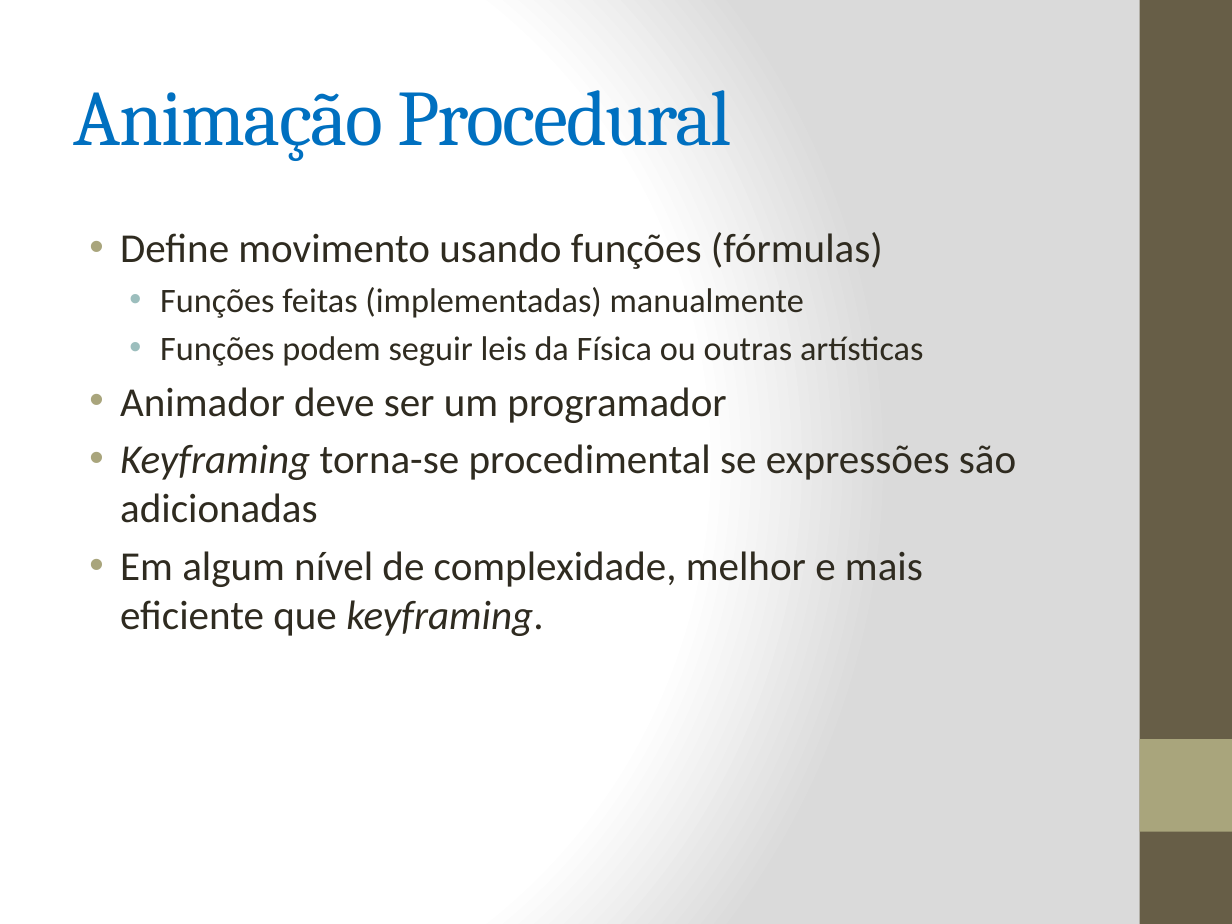
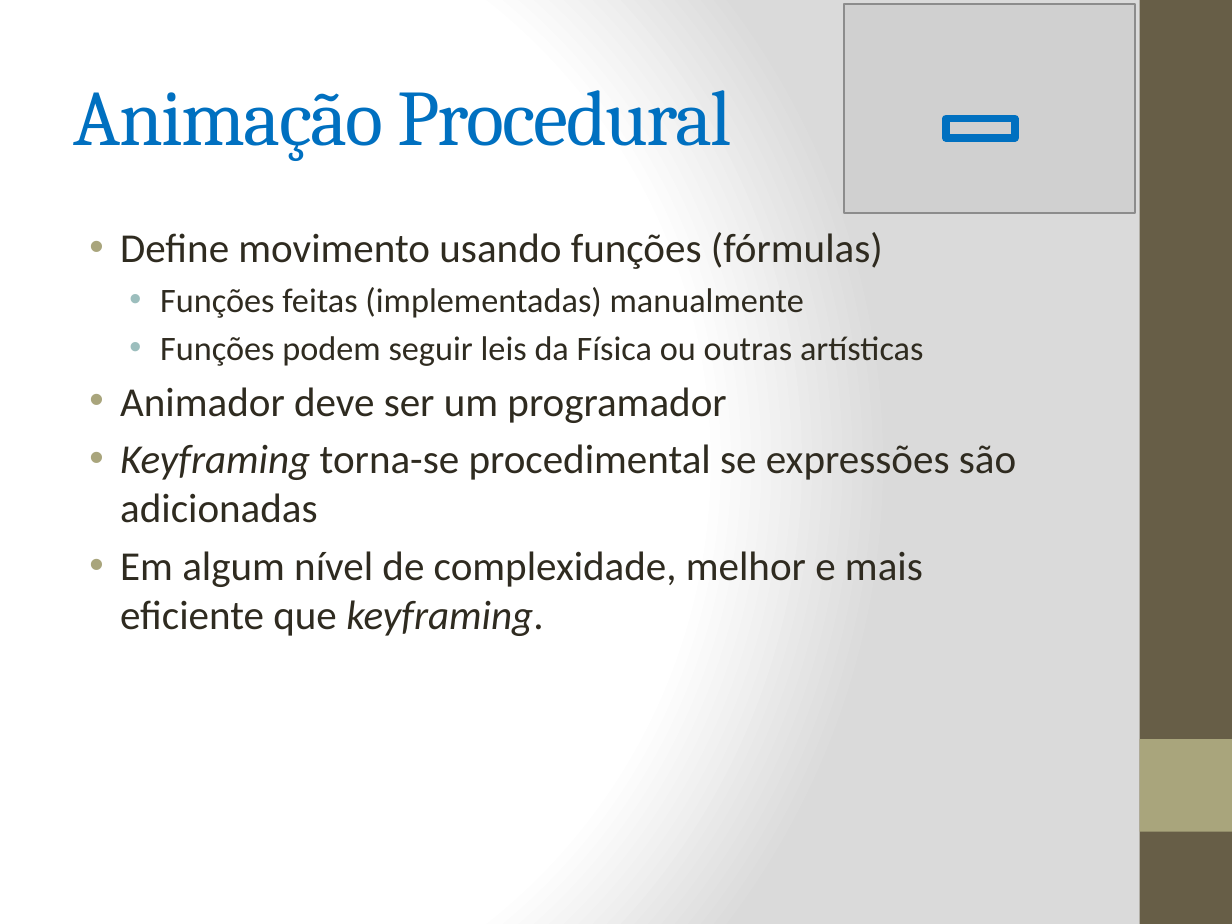
Before and after one commit to fegemo/cefet-cg, a slide deck: slide 21 of attachments/AnimacaoFlavioCoutinho.pptx. Drawn at 1232x924 pixels with LibreOffice and Linux fonts; fonts in the diff are those of the drawing; grey boxes stand for pictures. Boxes give left, top, right and bottom in pixels: in the first picture for what was removed or moved away, otherwise in the second. Text is boxed around its words. In the diff, an @@ line names an element or a change of style, - is before the commit and + after.

```diff
--- a/attachments/AnimacaoFlavioCoutinho.pptx
+++ b/attachments/AnimacaoFlavioCoutinho.pptx
@@ picture added at box(844, 4, 1135, 213) @@
@@ rectangle added at box(946, 118, 1015, 138), outline #0070C0 4.5 pt @@
```
Also in this commit, not shown: 12 other slides changed, 1 slide added, 25 other files.
